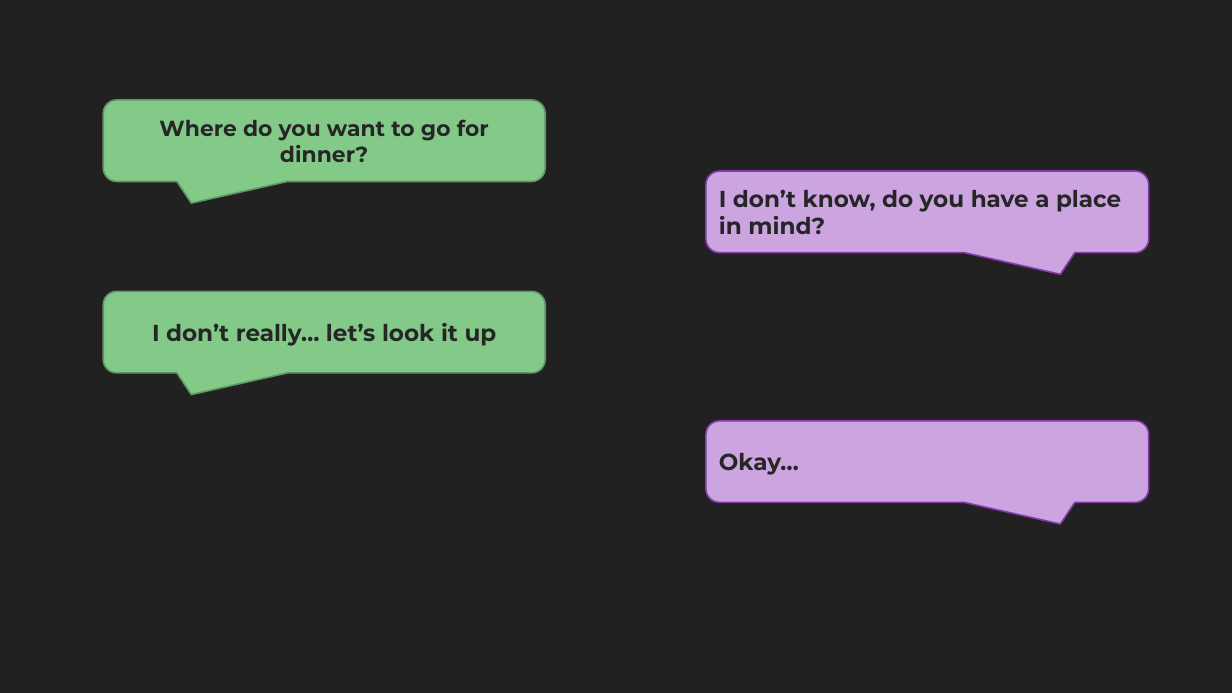
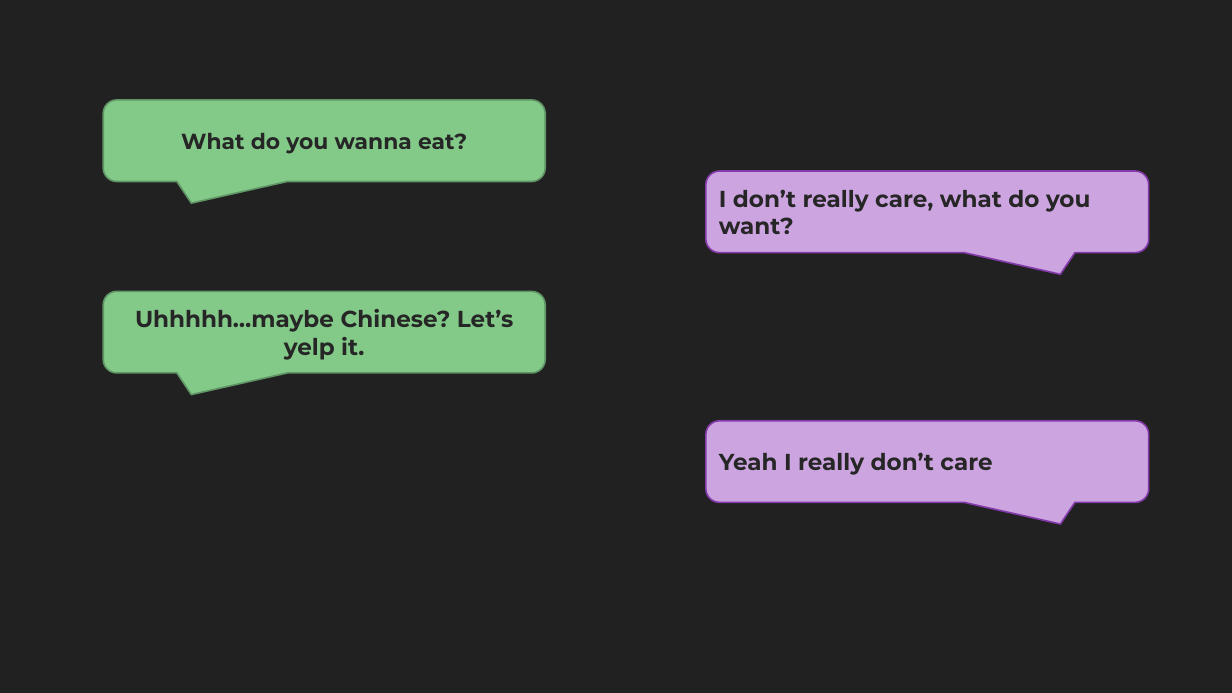
Before and after one commit to nathanshiaulam/cos333, a slide deck: slide 3 of Noms.pptx. Drawn at 1232x693 pixels with LibreOffice and Linux fonts; fonts in the diff are those of the drawing. Boxes give left, top, right and bottom in pixels: in the first picture for what was removed or moved away, otherwise in the second. Text is boxed around its words. In the diff, an @@ line names an element or a change of style, - is before the commit and + after.

Commit message:
updated ppt

```diff
--- a/Noms.pptx
+++ b/Noms.pptx
@@ text in rounded speech box at <box>181,133,467,154</box>: text changed @@
-Where do you want to go for dinner?
+What do you wanna eat?
@@ text in rounded speech box at <box>719,189,1090,234</box>: text changed @@
-I don’t know, do you have a place in mind?
+I don’t really care, what do you want?
@@ text in rounded speech box at <box>135,309,513,360</box>: text changed @@
-I don’t really… let’s look it up
+Uhhhhh…maybe Chinese? Let’s yelp it.
@@ text in rounded speech box at <box>719,452,992,475</box>: text changed @@
-Okay…
+Yeah I really don’t care
```
Also in this commit, not shown: 1 other slide changed, 3 slides added, 1 slide removed, 2 other files.
